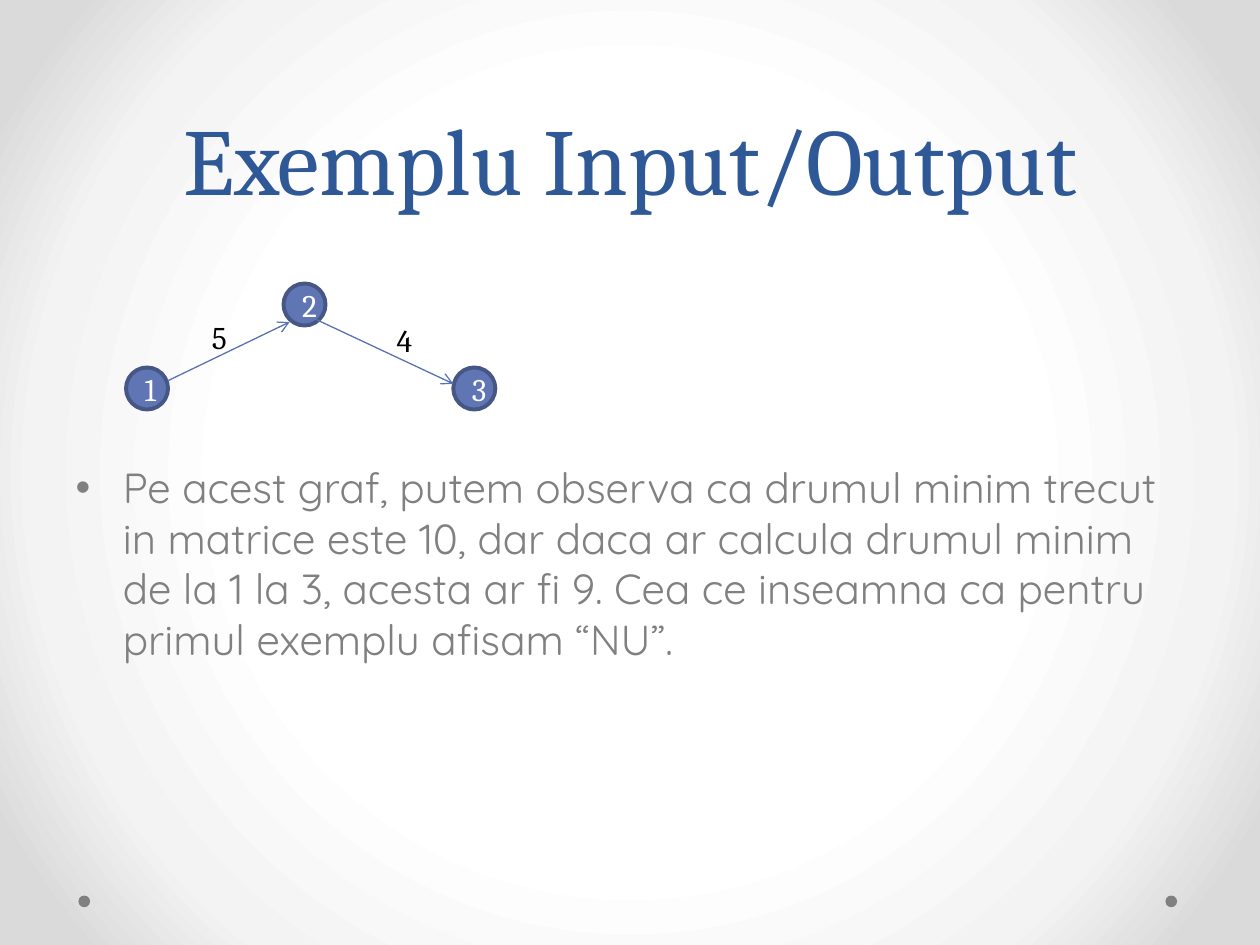
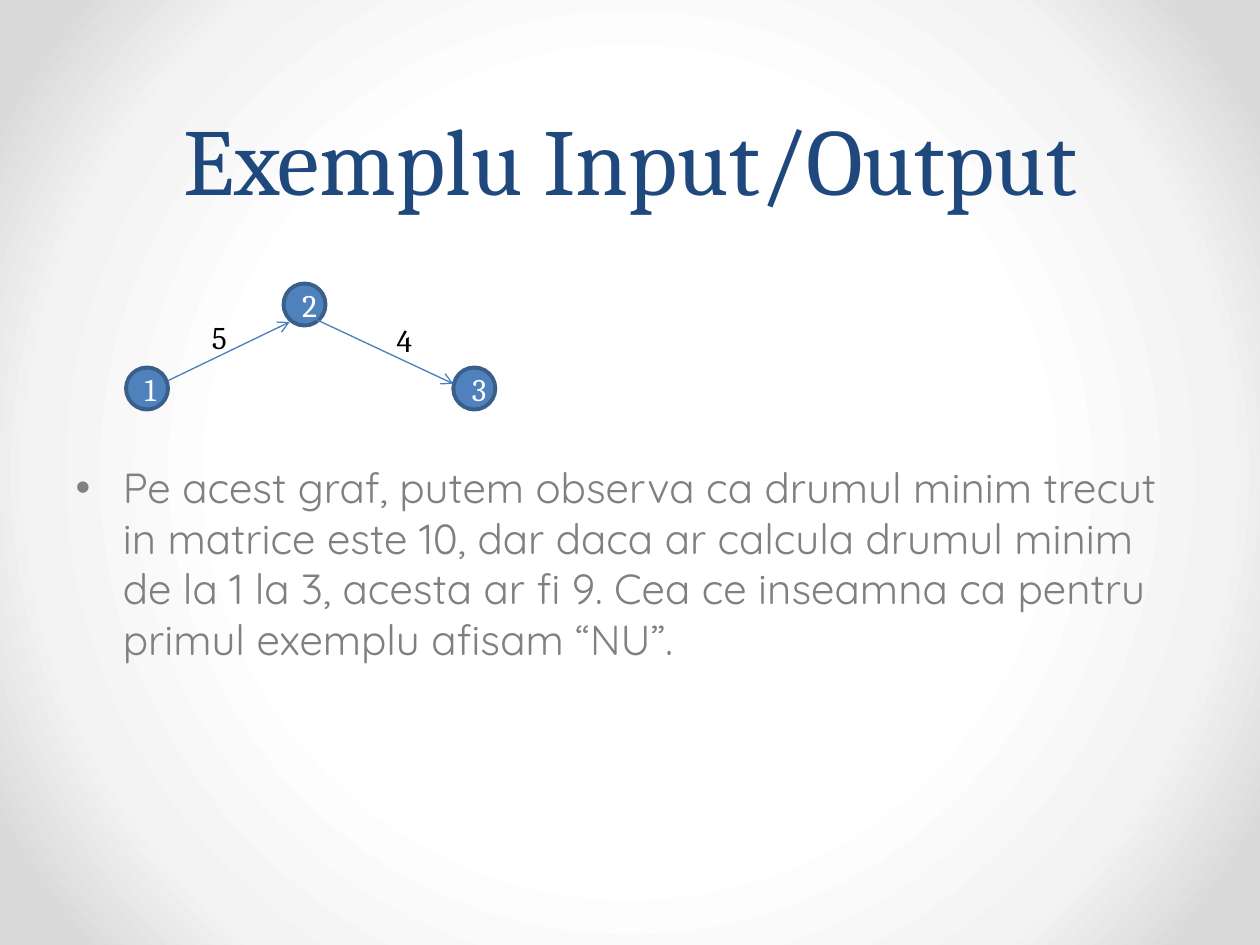
Before and after one commit to MickeyGT/Free-work-stuff, a slide deck: slide 5 of Presented-Problems/Turcu Gabriel - Rfinv.pptx. Drawn at 1260x945 pixels with LibreOffice and Linux fonts; fonts in the diff are those of the drawing. Boxes give left, top, right and bottom in pixels: in the first picture for what was removed or moved away, otherwise in the second. Text is boxed around its words. In the diff, an @@ line names an element or a change of style, - is before the commit and + after.

```diff
--- a/Presented-Problems/Turcu Gabriel - Rfinv.pptx
+++ b/Presented-Problems/Turcu Gabriel - Rfinv.pptx
@@ title "Exemplu Input/Output" at [183, 129, 1076, 215]: text colour #2F5897 to #1F497D @@
@@ arrow (168, 381) - (290, 323): stroke #5C72B2 0.75 pt to #4B7EBC 0.75 pt @@
@@ arrow (315, 319) - (454, 384): stroke #5C72B2 0.75 pt to #4B7EBC 0.75 pt @@
@@ fill #6076B4 to #4F81BD; outline #475785 2.25 pt to #3A5F8C 2.25 pt in 3 elements at [126, 368, 168, 410], [284, 284, 325, 325], [454, 368, 495, 410] @@
@@ ellipse removed at [78, 896, 89, 907] @@
@@ ellipse removed at [1166, 896, 1177, 907] @@
```
Also in this commit, not shown: 7 other slides changed, 3 slides added, 4 other files.
